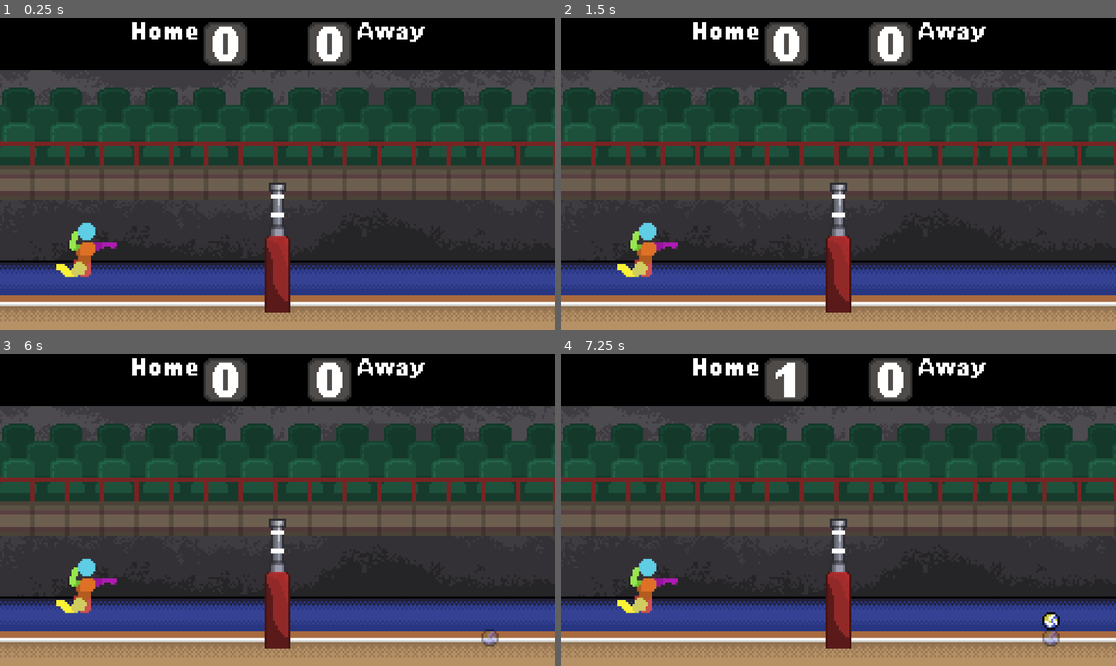
Above: before the commit, frames 1-4 (two rows, left to right).
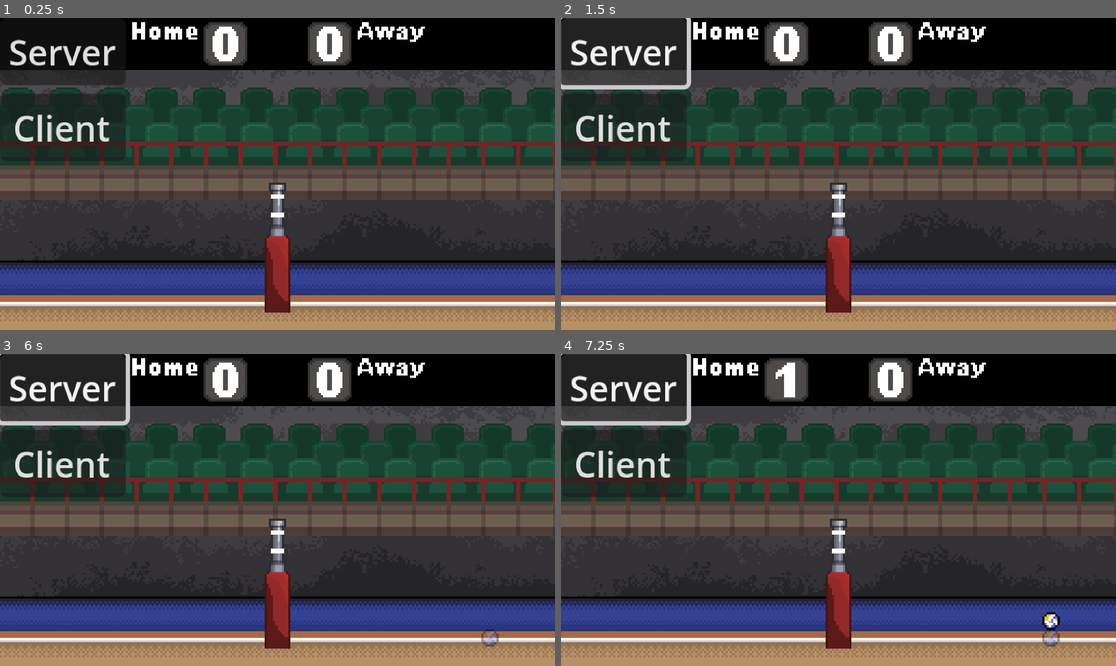
Above: after the commit, the same moments.

Repository: wonderdip/Arcade-Game
Game: Godot game, scene res://Scenes/world.tscn
Two runs of this game, one before a commit and one after it. Both use one fixed random seed, a clock stepped at 60 frames per second and the inputs below.
Inputs (mouse positions are in pixels of both pictures, inside the frame that each line leads up to):
- Up to frame 1 (0.25 s): no input
- Up to frame 2 (1.5 s): click (622, 127) at 0.5 s, where only the run after the commit has a clickable "Client"; click (622, 52) at 1.25 s, where only the run after the commit has a clickable "Server"
- Up to frame 3 (6 s): hold C (Bump_1) 2.03-2.78 s; hold Right (right_1) 2.03-3.53 s; tap W (jump_1) at 2.27, 2.57, 3.02, 3.05, 3.32, 4.52, 4.82 s; tap E (hit_1) at 2.3, 2.85, 4.55, 5.1 s; hold A (left_1) 3.53-4.28 s; hold W (jump_1) 3.53-4.28 s; tap C (Bump_1) at 3.8, 4.35 s; hold Right (right_1) 4.28-5.78 s; hold W (jump_1) 5.03-5.78 s; hold A (left_1) from 5.78 s (still down); tap Q (spawnball_1) at 5.85 s
- Up to frame 4 (7.25 s): tap W (jump_1) at 6.02, 6.32 s; tap C (Bump_1) at 6.05 s; release A (left_1) at 6.53 s; hold Right (right_1) from 6.53 s (still down); hold C (Bump_1) from 6.53 s (still down); tap E (hit_1) at 6.8 s

The runs differ from the first frame. In frame 1, 4.4% of the frame differs, in the area x 0-23%, y 6-84%; in frame 2, 7.6%, in the area x 0-24%, y 0-84%; in frame 3, 7.6%; in frame 4, 7.6%.

Commit message:
multiplayer fixes

Diff:
--- a/Scenes/ball.tscn
+++ b/Scenes/ball.tscn
@@ -9,6 +9,17 @@
 
 [sub_resource type="CircleShape2D" id="CircleShape2D_ij5cq"]
 radius = 4.0
+
+[sub_resource type="SceneReplicationConfig" id="SceneReplicationConfig_ij5cq"]
+properties/0/path = NodePath(".:position")
+properties/0/spawn = true
+properties/0/replication_mode = 1
+properties/1/path = NodePath(".:linear_velocity")
+properties/1/spawn = true
+properties/1/replication_mode = 1
+properties/2/path = NodePath(".:angular_velocity")
+properties/2/spawn = true
+properties/2/replication_mode = 1
 
 [node name="Ball" type="RigidBody2D" groups=["ball"]]
 collision_layer = 2
@@ -39,3 +50,6 @@
 modulate = Color(0.5137255, 0.5647059, 1, 0.3647059)
 position = Vector2(9, 0)
 texture = ExtResource("1_d60mj")
+
+[node name="MultiplayerSynchronizer" type="MultiplayerSynchronizer" parent="."]
+replication_config = SubResource("SceneReplicationConfig_ij5cq")
--- a/Scenes/main_menu.tscn
+++ b/Scenes/main_menu.tscn
@@ -22,6 +22,8 @@
 
 [node name="Client" type="Button" parent="VBoxContainer"]
 layout_mode = 2
+text = "Client
+"
 
 [connection signal="pressed" from="VBoxContainer/Server" to="." method="_on_server_pressed"]
 [connection signal="pressed" from="VBoxContainer/Client" to="." method="_on_client_pressed"]
--- a/Scenes/player.tscn
+++ b/Scenes/player.tscn
@@ -224,7 +224,7 @@
 properties/1/spawn = true
 properties/1/replication_mode = 1
 
-[node name="Player" type="CharacterBody2D"]
+[node name="Player" type="CharacterBody2D" groups=["Player"]]
 collision_mask = 156
 collision_priority = 20.0
 safe_margin = 0.2
--- a/Scenes/world.tscn
+++ b/Scenes/world.tscn
@@ -10,6 +10,7 @@
 [ext_resource type="Texture2D" uid="uid://duddr3iorihic" path="res://Assets/StandsBG.png" id="4_k7acu"]
 [ext_resource type="PackedScene" uid="uid://dvtr6ublg51mt" path="res://Scenes/score_board.tscn" id="10_0fj1v"]
 [ext_resource type="Script" uid="uid://7pu4le1bq5tt" path="res://Scripts/multiplayer_spawner.gd" id="10_ikia7"]
+[ext_resource type="PackedScene" uid="uid://btcp30cq4g58t" path="res://Scenes/main_menu.tscn" id="11_ikia7"]
 
 [sub_resource type="RectangleShape2D" id="RectangleShape2D_5v1tr"]
 size = Vector2(128, 144)
@@ -166,17 +167,16 @@
 position = Vector2(0, 15.5)
 shape = SubResource("RectangleShape2D_o06y3")
 
-[node name="Player" parent="." instance=ExtResource("1_a02cp")]
-position = Vector2(40, 112)
-
 [node name="ScoreBoard" parent="." instance=ExtResource("10_0fj1v")]
 position = Vector2(128, 12)
 
 [node name="MultiplayerSpawner" type="MultiplayerSpawner" parent="."]
-_spawnable_scenes = PackedStringArray("uid://cf3plcg7m0wcg")
+_spawnable_scenes = PackedStringArray("uid://cf3plcg7m0wcg", "uid://txgrcwpblspl")
 spawn_path = NodePath("..")
 script = ExtResource("10_ikia7")
 network_player = ExtResource("1_a02cp")
+
+[node name="MainMenu" parent="." instance=ExtResource("11_ikia7")]
 
 [connection signal="body_entered" from="PlayerOneSide" to="." method="_on_player_one_side_body_entered"]
 [connection signal="body_entered" from="PlayerTwoSide" to="." method="_on_player_two_side_body_entered"]
--- a/Scripts/player.gd
+++ b/Scripts/player.gd
@@ -8,12 +8,15 @@
 @export var gravity: float = ProjectSettings.get_setting("physics/2d/default_gravity")
 @export var fall_multiplier: float = 1.5
 @export var low_jump_multiplier: float = 1.5
-var peak_gravity_scale: float = 0.5   # how floaty the top feels
-var peak_threshold: float = 80.0      # how close to 0 velocity to count as "peak"
+var peak_gravity_scale: float = 0.5
+var peak_threshold: float = 80.0
 
 var is_hitting: bool = false
 var is_bumping: bool = false
 var in_blockzone: bool = false
+
+# Player-specific input suffixes
+var input_suffix: String = "_1"
 
 @onready var sprite: AnimatedSprite2D = $Sprite
 @onready var player_arms: Node2D = $"Player Arms"
@@ -24,52 +27,62 @@
 func _ready() -> void:
 	player_arms.visible = false
 
+	# Determine which player this is based on multiplayer peer ID
+	var peer_id = name.to_int()
+	if multiplayer.get_unique_id() == peer_id:
+		# This is the local player
+		if multiplayer.is_server():
+			input_suffix = "_1"
+			global_position = Vector2(40, 112)  # Left side
+		else:
+			input_suffix = "_2"
+			global_position = Vector2(216, 112)  # Right side
+
 func _physics_process(delta: float) -> void:
 	if !is_multiplayer_authority(): return
+
 	# Apply gravity with floaty jump feel
-	if velocity.y < 0:  # going up
-		if not Input.is_action_pressed("jump_1"):
+	if velocity.y < 0:
+		if not Input.is_action_pressed("jump" + input_suffix):
 			velocity.y += gravity * low_jump_multiplier * delta
 		elif abs(velocity.y) < peak_threshold:
 			velocity.y += gravity * peak_gravity_scale * delta
 		else:
 			velocity.y += gravity * delta * 0.5
-	else:  # falling
+	else:
 		velocity.y += gravity * fall_multiplier * delta
 
 	# Handle jump
-	if Input.is_action_just_pressed("jump_1") and is_on_floor():
+	if Input.is_action_just_pressed("jump" + input_suffix) and is_on_floor():
 		velocity.y = JumpForce
 
 	# Handle movement
-	var direction := Input.get_axis("left_1", "right_1")
+	var direction := Input.get_axis("left" + input_suffix, "right" + input_suffix)
 
 	if is_bumping:
-		velocity.x = 0  # lock in place during bump
+		velocity.x = 0
 	elif direction != 0 and not is_hitting:
 		velocity.x = move_toward(velocity.x, direction * Speed, Acceleration * delta)
 	else:
 		velocity.x = move_toward(velocity.x, 0, Friction * delta)
 
-	# --- Handle attack ---
-	if Input.is_action_just_pressed("hit_1") and not is_on_floor() and not is_hitting and not is_bumping:
+	# Handle attack
+	if Input.is_action_just_pressed("hit" + input_suffix) and not is_on_floor() and not is_hitting and not is_bumping:
 		is_hitting = true
 		player_arms.swing()
 		sprite.play("Hit")
 
-	# Handle bump - only on ground and not during other actions
-	if Input.is_action_pressed("Bump_1") and is_on_floor() and not is_hitting:
+	# Handle bump
+	if Input.is_action_pressed("Bump" + input_suffix) and is_on_floor() and not is_hitting:
 		if not is_bumping:
 			is_bumping = true
 			player_arms.bump()
 			sprite.play("Bump")
 	else:
-		# Release bump when button is let go
 		if is_bumping:
 			is_bumping = false
-			player_arms.stop_bump()  # Use the new stop_bump function
+			player_arms.stop_bump()
 			sprite.play("Idle")
-
 
 	# Cancel hit if you land
 	if is_on_floor() and is_hitting:
@@ -77,13 +90,12 @@
 		player_arms.stop_hit()
 		sprite.play("Idle")
 
-	# --- Pick animations (if not hitting or bumping) ---
+	# Pick animations
 	if not is_bumping and not is_hitting:
 		if not is_on_floor():
 			if in_blockzone == false:
 				sprite.play("Jump")
 			elif in_blockzone == true:
-				print(in_blockzone)
 				sprite.play("Block")
 		elif direction != 0:
 			sprite.play("Run")
@@ -96,9 +108,6 @@
 			sprite.flip_h = false
 		elif direction < 0:
 			sprite.flip_h = true
-
-		# Always update arm direction when there's input
 		player_arms.sprite_direction(direction)
 
-	# Apply movement
 	move_and_slide()
--- a/Scripts/world.gd
+++ b/Scripts/world.gd
@@ -1,10 +1,16 @@
 extends Node2D
 
-@onready var player: CharacterBody2D = $Player
+@onready var player: CharacterBody2D
 @onready var ball_scene: PackedScene = preload("res://Scenes/ball.tscn")
 @onready var score_board: Node2D = $ScoreBoard
 
 var active_ball: Node2D = null  # Track the current ball
+
+func _ready() -> void:
+	var players = get_tree().get_nodes_in_group("Player")
+	if players.size() > 0:
+		player = players[0]  # Get the first player
+
 
 func _physics_process(_delta: float) -> void:
 	if Input.is_action_just_pressed("spawnball_1"):
Not shown: 1 places in Scenes/ball.tscn that only renumber resources
Not shown: 1 places in Scenes/world.tscn that only renumber resources
